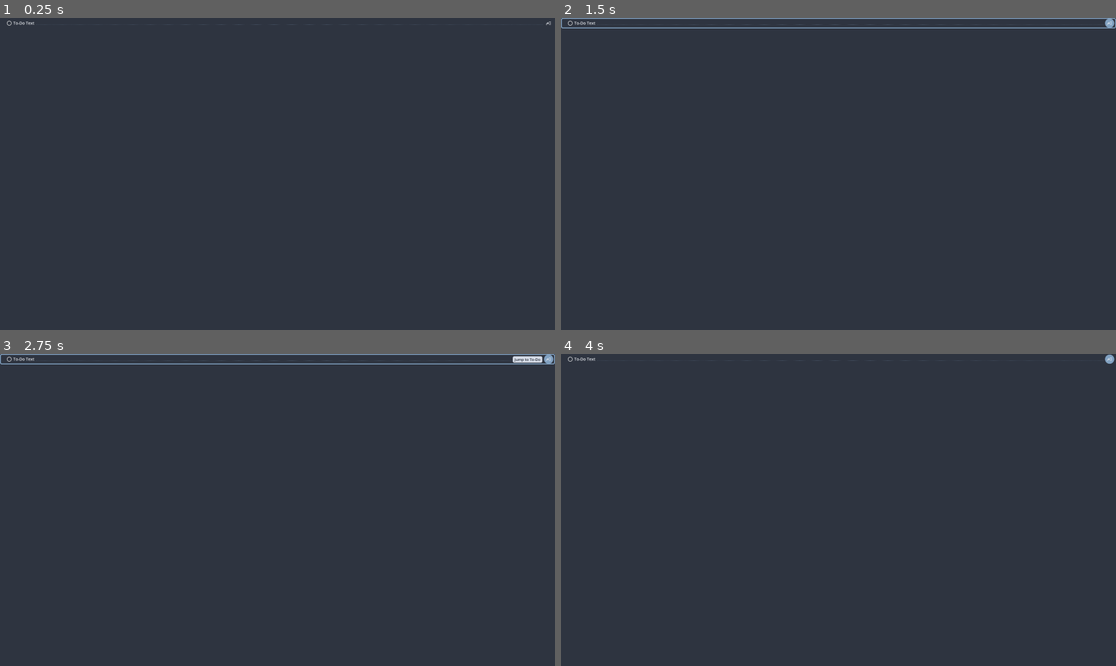
Above: before the commit, frames 1-4 (two rows, left to right).
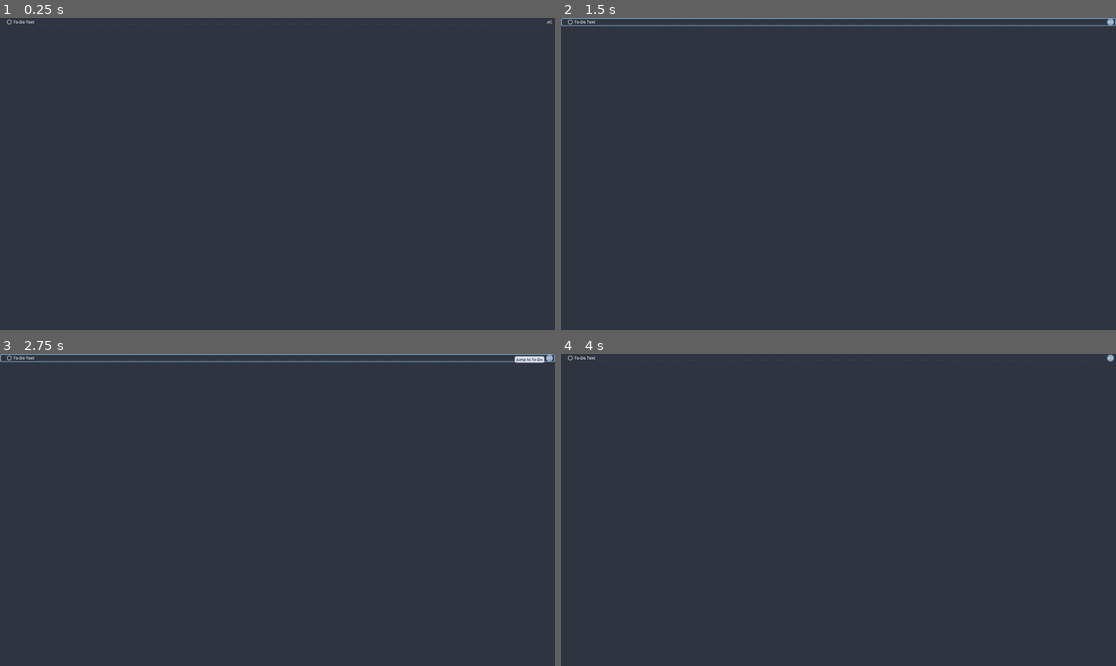
Above: after the commit, the same moments.

Repository: njamster/habituary
Game: Godot game, scene res://main_window/global_search_results/search_result/search_result.tscn
The game is run twice, just before and just after one commit, with the same random seed, the same clock (stepped at 60 frames per second) and the same inputs. This scene is started directly instead of the project's main scene.
Inputs (mouse positions are in pixels of both pictures, inside the frame that each line leads up to; where the layout moved, square brackets give the same spot in the first picture):
- Up to frame 1 (0.25 s): no input
- Up to frame 2 (1.5 s): click (1110, 21) [1110, 24] at 0.5 s; click (1110, 21) [1110, 24] at 1.25 s
- Up to frame 3 (2.75 s): click (549, 357) [549, 360] at 2 s
- Up to frame 4 (4 s): tap Enter at 2.75 s; move the mouse to (960, 494) at 2.77 s; hold Tab (indent_todo) 2.78-3.5 s; click (960, 494) at 2.92 s; tap Space at 3.5 s; drag from (727, 525) to (810, 572) at 3.52 s

The runs differ from the first frame. In frame 1, less than 0.1% of the frame differs, in the area x 1-100%, y 0-3%; in frame 2, 1.0%; in frame 3, 1.0%, in the area x 0-100%, y 0-4%; in frame 4, less than 0.1%.
Error in both runs: Invalid call. Nonexistent function 'as_dict' in base 'Nil'. (res://custom/resources/date.gd:168)

Commit message:
Make search results with long to-do texts wrap
Theoretically, this could have been as simple as activating any autowrap
mode on the RichTextLabel and setting its horizontal alginment to expand.
However, since the ExtraPadding's horizontal alignment is already set to
expand (and required for it to function properly!), the solution is more
complex and involves calculating a `strech_ratio` for both nodes.

The ExtraPadding gets assigned a `custom_minimum_size` of 15 pixels to
guarantee there always will be at least three visible dots.

Also, changes the vertical alignment of the State, Text, ExtraPadding,
and JumpTo nodes to "Shrink Begin", and adjusts the size of the JumpTo
button to match the size of the State icon.

Diff:
--- a/main_window/global_search_results/search_result/search_result.gd
+++ b/main_window/global_search_results/search_result/search_result.gd
@@ -12,14 +12,23 @@
 
 
 func _ready() -> void:
+	_setup_initial_state()
 	_connect_signals()
 
 
+func _setup_initial_state() -> void:
+	_adjust_text_width()
+
+
 func _connect_signals() -> void:
+	#region Local Signals
+	item_rect_changed.connect(_adjust_text_width)
+
 	mouse_entered.connect(_on_mouse_entered)
 	mouse_exited.connect(_on_mouse_exited)
 
 	%JumpTo.pressed.connect(_on_jump_to_pressed)
+	#endregion
 
 
 func _update_state_icon(state : String) -> void:
@@ -46,3 +55,22 @@
 
 func _on_mouse_exited() -> void:
 	theme_type_variation = "SearchResult"
+
+
+func _adjust_text_width() -> void:
+	var text_width = get_theme_default_font().get_string_size(
+		%Text.text,
+		HORIZONTAL_ALIGNMENT_LEFT,
+		-1,
+		get_theme_default_font_size()
+	).x
+	var max_width: int = (
+		$HBox.size.x
+		- %State.custom_minimum_size.x
+		- %JumpTo.custom_minimum_size.x
+		- get_theme_constant("separation", $HBox.theme_type_variation)
+		* ($HBox.get_child_count() - 1)
+		- 1  # minimum RichTextLabel width
+	)
+	%Text.size_flags_stretch_ratio = text_width / max_width
+	%ExtraPadding.size_flags_stretch_ratio = 1.0 - text_width / max_width
--- a/main_window/global_search_results/search_result/search_result.tscn
+++ b/main_window/global_search_results/search_result/search_result.tscn
@@ -35,6 +35,7 @@
 unique_name_in_owner = true
 custom_minimum_size = Vector2(20, 20)
 layout_mode = 2
+size_flags_vertical = 0
 mouse_default_cursor_shape = 8
 texture = ExtResource("2_lials")
 expand_mode = 5
@@ -43,6 +44,8 @@
 [node name="Text" type="RichTextLabel" parent="HBox"]
 unique_name_in_owner = true
 layout_mode = 2
+size_flags_horizontal = 3
+size_flags_vertical = 0
 focus_mode = 2
 mouse_filter = 1
 mouse_default_cursor_shape = 1
@@ -50,16 +53,19 @@
 theme_override_styles/focus = SubResource("StyleBoxEmpty_aiq75")
 text = "To-Do Text"
 fit_content = true
-autowrap_mode = 0
+horizontal_alignment = 3
 vertical_alignment = 1
+justification_flags = 35
 selection_enabled = true
 drag_and_drop_selection_enabled = false
 
 [node name="ExtraPadding" type="MarginContainer" parent="HBox"]
+unique_name_in_owner = true
+custom_minimum_size = Vector2(15, 0)
 layout_mode = 2
 size_flags_horizontal = 3
-size_flags_vertical = 4
-theme_override_constants/margin_top = 10
+size_flags_vertical = 0
+theme_override_constants/margin_top = 16
 
 [node name="ConnectorLine" type="TextureRect" parent="HBox/ExtraPadding"]
 self_modulate = Color(0.505882, 0.631373, 0.756863, 1)
@@ -71,10 +77,10 @@
 
 [node name="JumpTo" type="Button" parent="HBox"]
 unique_name_in_owner = true
-custom_minimum_size = Vector2(28, 28)
+custom_minimum_size = Vector2(20, 20)
 layout_mode = 2
 size_flags_horizontal = 4
-size_flags_vertical = 8
+size_flags_vertical = 0
 mouse_filter = 1
 mouse_default_cursor_shape = 2
 theme_type_variation = &"FlatButton"
